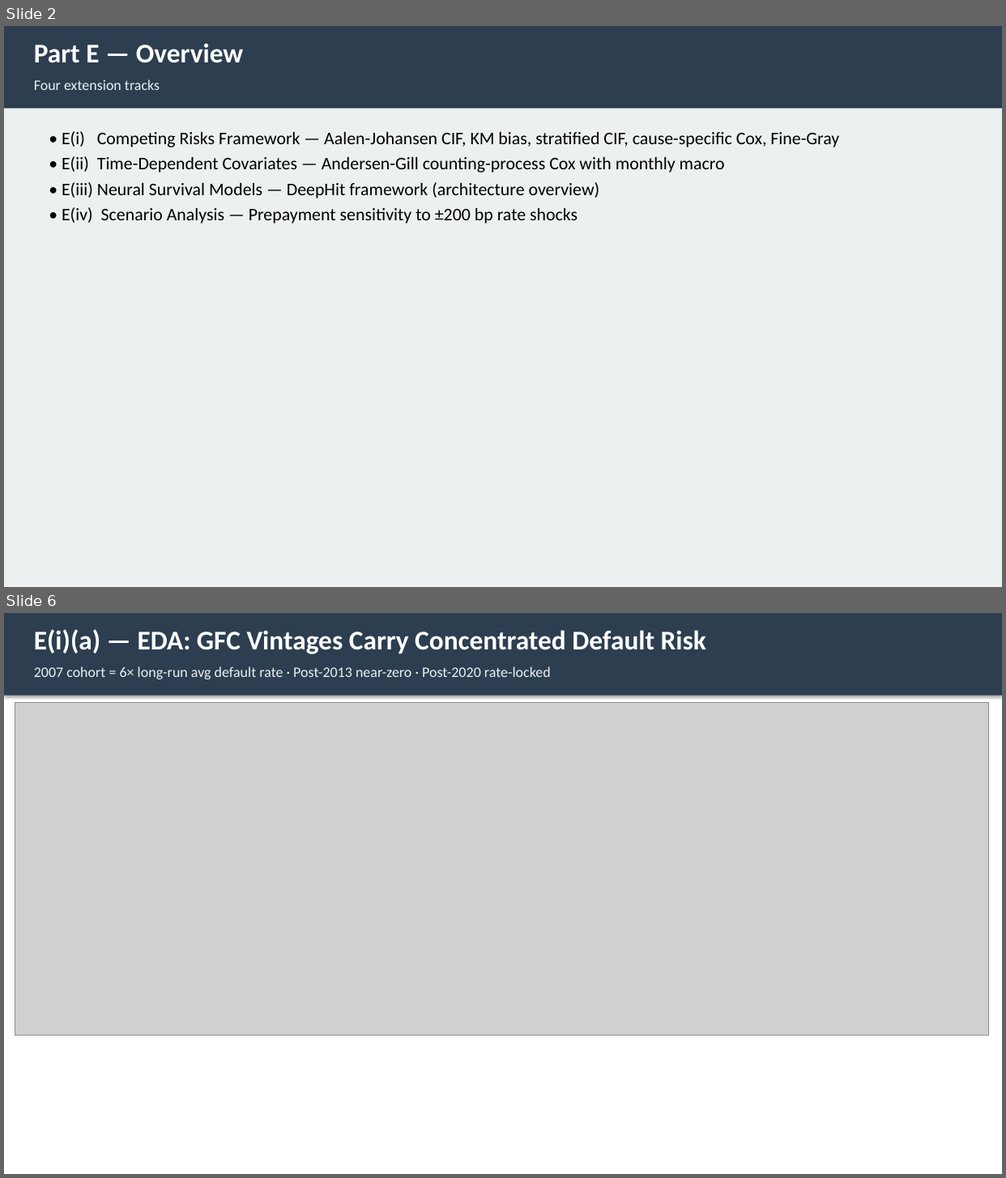
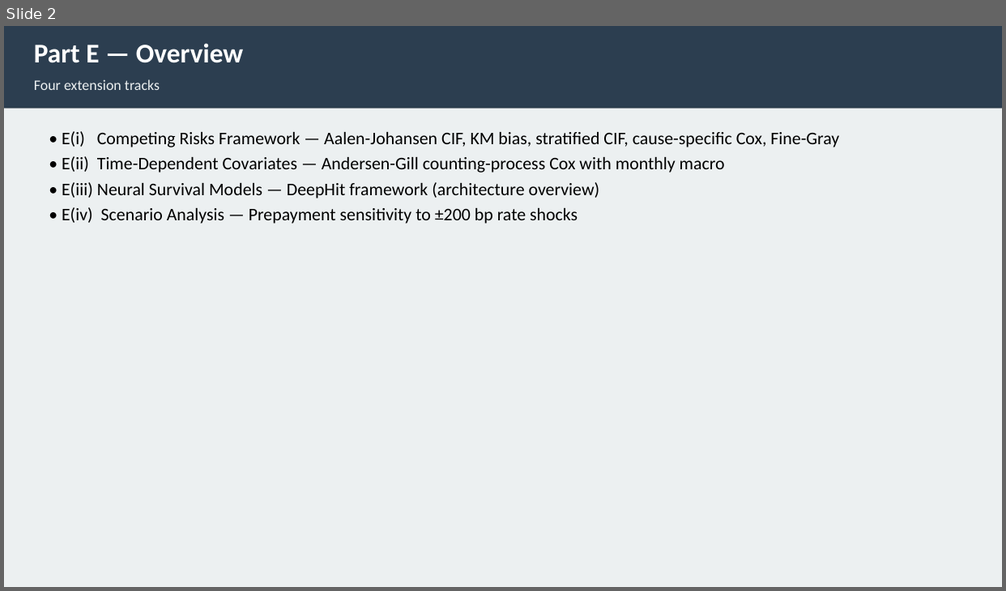
Before and after one commit to liny-r/IR-C-Assignment3, a slide deck: processed/PartE_Presentation.pptx. Shown one above the other, each under a label of ours: slides 2 and 6 before the commit, slide 2 after it; the slides between them are not shown. The pictures are 1006x1178 and 1006x591 pixels, drawn with LibreOffice and Linux fonts; fonts in the diff are those of the drawing; grey boxes stand for pictures. Boxes give left, top, right and bottom in pixels: in the first picture for what was removed or moved away, otherwise in the second. Text is boxed around its words. In the diff, an @@ line names an element or a change of style, - is before the commit and + after.

```diff
--- a/processed/PartE_Presentation.pptx
+++ b/processed/PartE_Presentation.pptx
@@ slide 6 removed at (x1=4, y1=613, x2=1002, y2=1174), background #FFFFFF @@
@@ rectangle removed at (x1=4, y1=613, x2=1002, y2=696) @@
@@ text removed at (x1=34, y1=629, x2=706, y2=654) @@
-E(i)(a) — EDA: GFC Vintages Carry Concentrated Default Risk
@@ text removed at (x1=34, y1=666, x2=551, y2=679) @@
-2007 cohort = 6× long-run avg default rate · Post-2013 near-zero · Post-2020 rate-locked
@@ picture removed at (x1=15, y1=703, x2=988, y2=1035) @@
```
Also in this commit, not shown: 1 slide changed, 3 slides added, 3 other slides removed, 7 other files.
